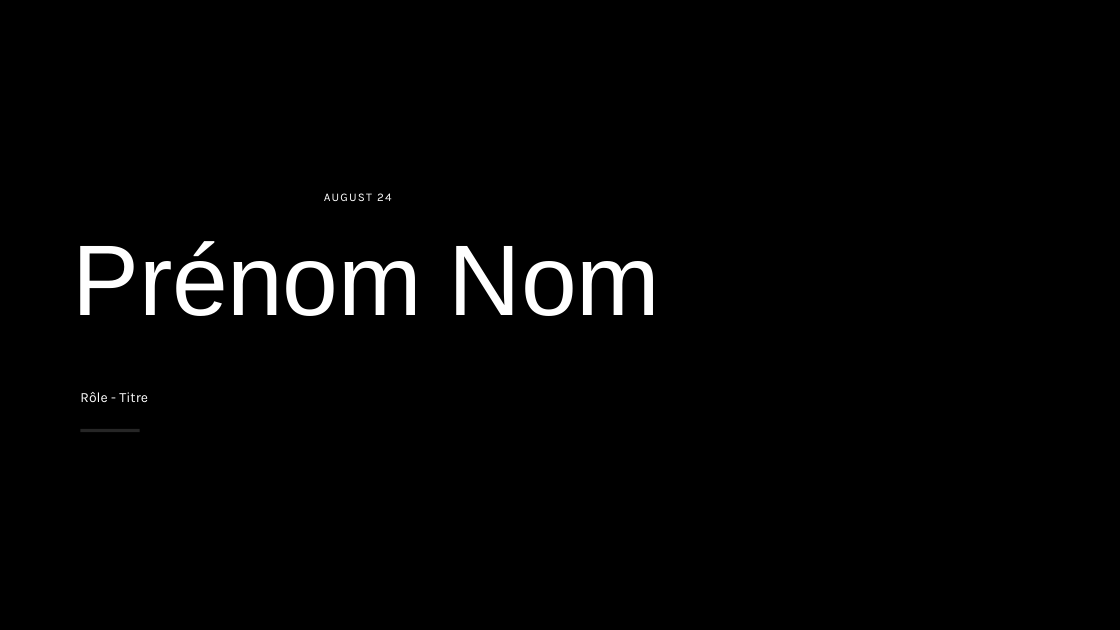
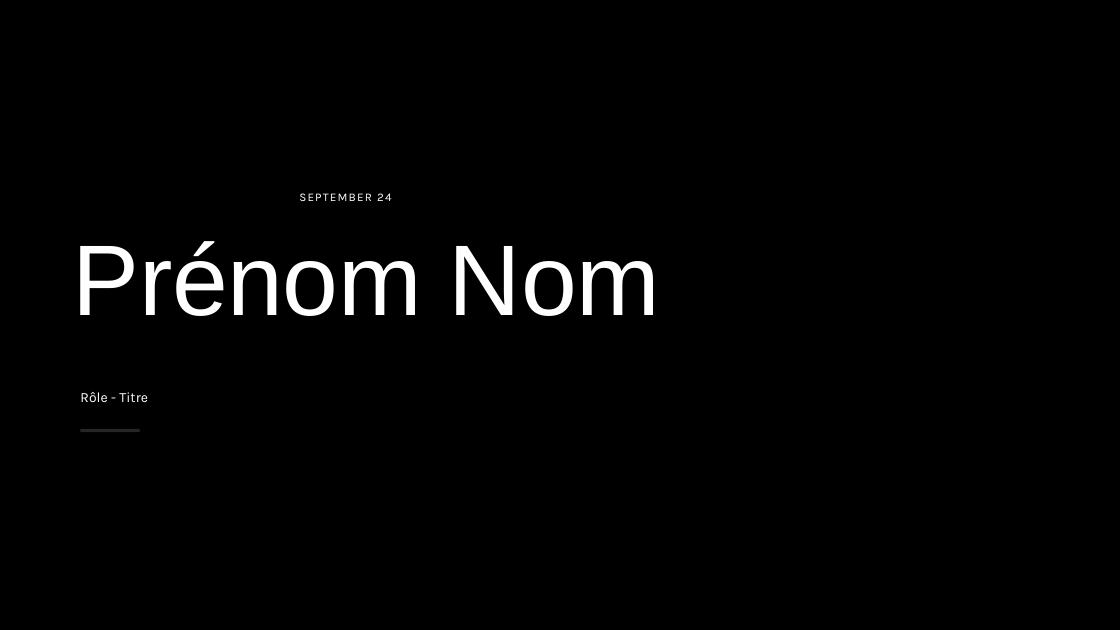
Before and after one commit to antoinebarbier022/cv-generator-tauri, a slide deck: slide 1 of src-tauri/resources/CV_Nom_Prenom_Capability.pptx. Drawn at 1120x630 pixels with LibreOffice and Linux fonts; fonts in the diff are those of the drawing; background and template pictures are left out. Boxes give left, top, right and bottom in pixels: in the first picture for what was removed or moved away, otherwise in the second. Text is boxed around its words. In the diff, an @@ line names an element or a change of style, - is before the commit and + after.

```diff
--- a/src-tauri/resources/CV_Nom_Prenom_Capability.pptx
+++ b/src-tauri/resources/CV_Nom_Prenom_Capability.pptx
@@ text at <box>299,193,391,201</box>: text changed @@
-AUGUST 24
+SEPTEMBER 24
```
Also in this commit, not shown: 4 other slides changed.
